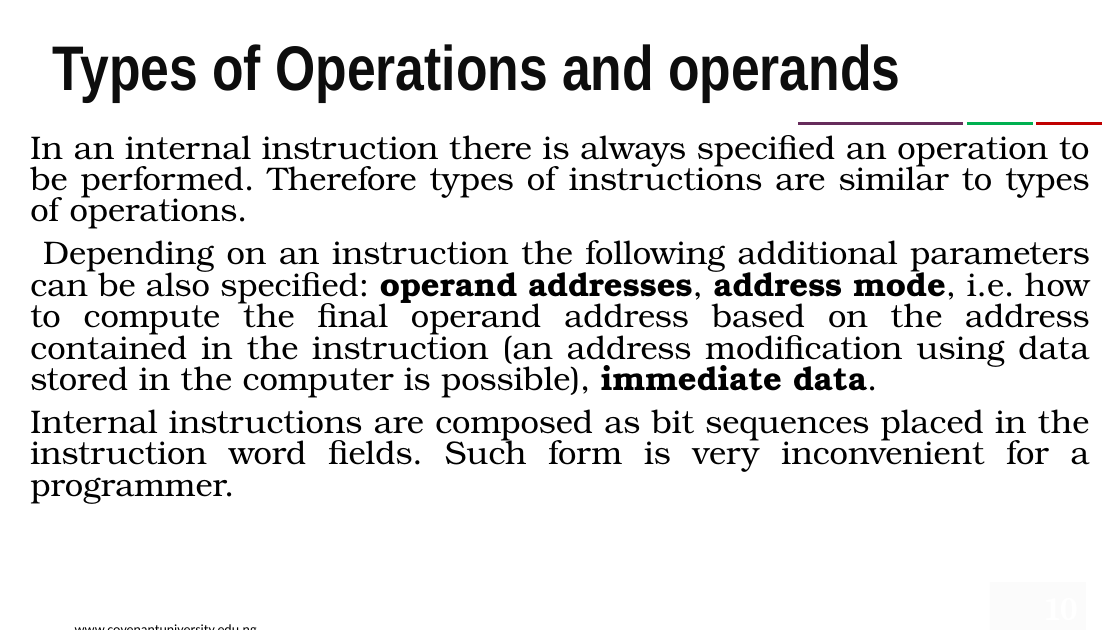
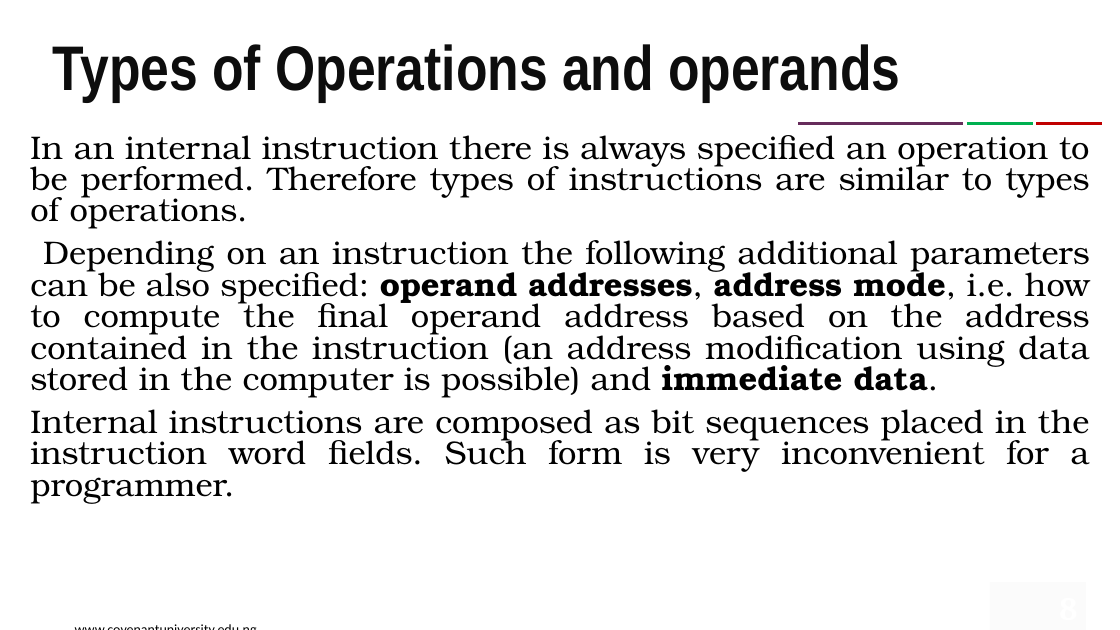
Before and after one commit to RuyiOne/CEN-416-Assignments, a slide deck: slide 8 of Module 2.pptx (slide 10 before the commit). Drawn at 1120x630 pixels with LibreOffice and Linux fonts; fonts in the diff are those of the drawing; background and template pictures are left out. Boxes give left, top, right and bottom in pixels: in the first picture for what was removed or moved away, otherwise in the second. Text is boxed around its words. In the diff, an @@ line names an element or a change of style, - is before the commit and + after.

```diff
--- a/Module 2.pptx
+++ b/Module 2.pptx
@@ text at box(30, 240, 1090, 398): text changed @@
-Depending on an instruction the following additional parameters can be also specified: operand addresses, address mode, i.e. how to compute the final operand address based on the address contained in the instruction (an address modification using data stored in the computer is possible), immediate data.
+Depending on an instruction the following additional parameters can be also specified: operand addresses, address mode, i.e. how to compute the final operand address based on the address contained in the instruction (an address modification using data stored in the computer is possible) and immediate data.
```
Also in this commit, not shown: 2 other slides changed, 1 slide added, 8 slides removed, 1 other file.
